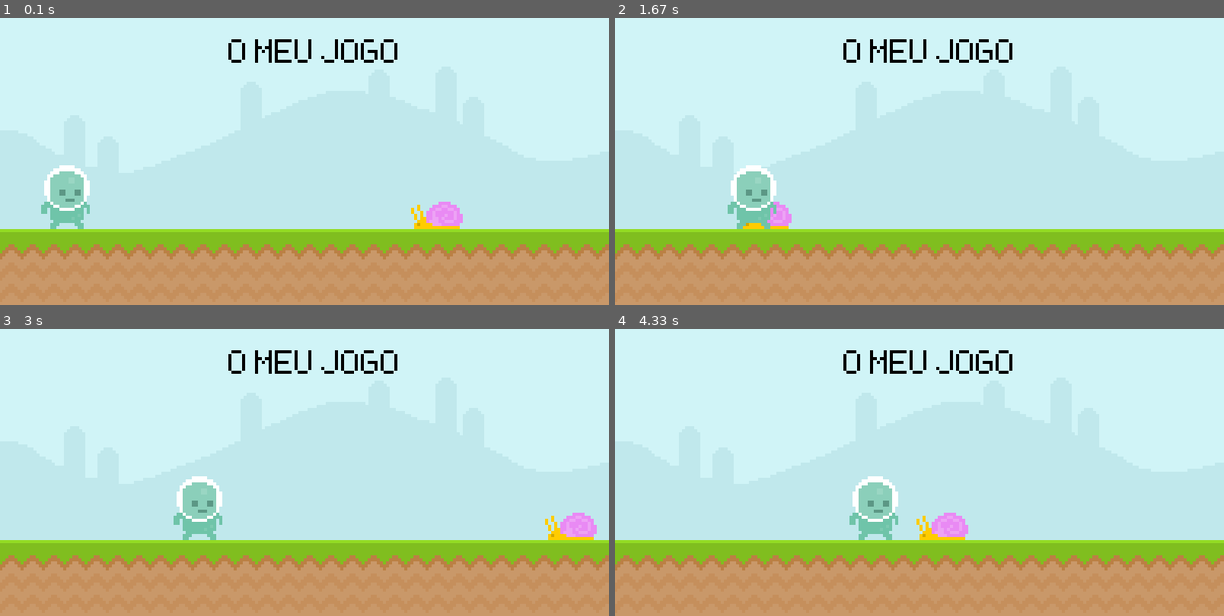
Above: before the commit, frames 1-4 (two rows, left to right).
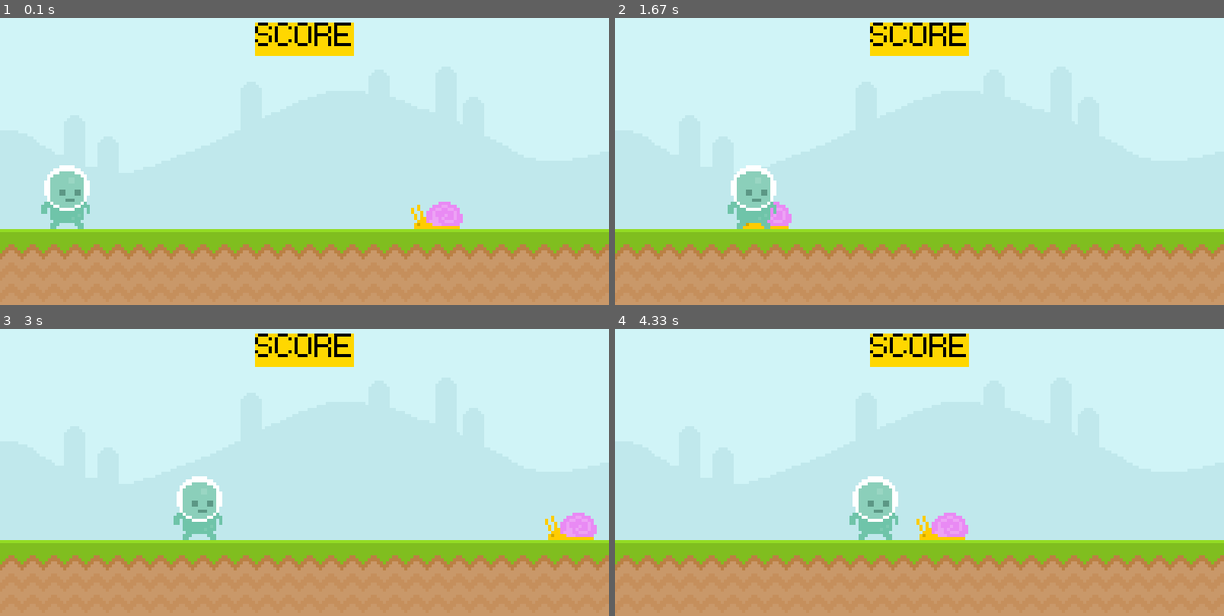
Above: after the commit, the same moments.

Repository: srkzz/Simple-PyGame
Game: pygame game, started from main.py
Same seed, same stepped clock (60 frames per second), same inputs: the game is played once before the commit and once after it.
Inputs:
- Up to frame 1 (0.1 s): no input
- Up to frame 2 (1.67 s): no input
- Up to frame 3 (3 s): no input
- Up to frame 4 (4.33 s): no input

The runs differ from the first frame. In frame 1, 2.3% of the frame differs, in the area x 37-66%, y 1-16%; in frame 2, 2.3%; in frame 3, 2.3%; in frame 4, 2.3%.

Commit message:
2º Commit - jogo basico de python com pygame para usar as bases de python, desenvolver mais conhecimentos e aprofundar a logistica de pensamento

Diff:
--- a/main.py
+++ b/main.py
@@ -9,13 +9,17 @@
 
 sky_surface = pygame.image.load('graphics/Sky.png').convert()
 ground_surface = pygame.image.load('graphics/ground.png').convert()
-text_surface = test_font.render('O MEU JOGO', False, 'Black')
+
+# text_surf = test_font.render('O MEU JOGO', False, 'Black')
+
+score_surf = test_font.render('SCORE', False, 'Black')
+score_rect = score_surf.get_rect(center=(400, 50))
 
 snail_surf = pygame.image.load('graphics/snail/snail1.png').convert_alpha()
-snail_rect = snail_surf.get_rect(midbottom = (600, 300))
+snail_rect = snail_surf.get_rect(midbottom=(600, 300))
 
 player_surf = pygame.image.load('graphics/player/player_walk_1.png').convert_alpha()
-player_rect = player_surf.get_rect(midbottom = (80,300))
+player_rect = player_surf.get_rect(midbottom=(80, 300))
 
 while True:
     for event in pygame.event.get():
@@ -23,16 +27,31 @@
             pygame.quit()
             exit()
 
+        # if event.type == pygame.MOUSEMOTION:
+        #   print(event.pos) , outra função para mouse tracking
+        # if player_rect.collidepoint(event.pos): print('collision')
+
         # todos os elementos aqui
         # update a tudo aqui
 
     screen.blit(sky_surface, (0, 0))
     screen.blit(ground_surface, (0, 300))
-    screen.blit(text_surface, (300, 50))
+    # screen.blit(text_surf, (300, 50))
+    # pygame.draw.line(screen, 'Orange', (0, 0), (800, 400))
+    pygame.draw.rect(screen, 'Gold', score_rect)
+    pygame.draw.rect(screen, 'Gold', score_rect, 10)
+    screen.blit(score_surf, score_rect)
     snail_rect.x -= 4
     if snail_rect.right <= 0: snail_rect.left = 800
     screen.blit(snail_surf, snail_rect)
     player_rect.left += 1
     screen.blit(player_surf, player_rect)
+
+    #  if player_rect.colliderect(snail_rect):
+    #      print('collision')
+    # mouse_pos = pygame.mouse.get_pos()  # buscar a posiçao do rato
+    # if player_rect.collidepoint(mouse_pos):  # ponto de colisao com algo
+    #   print(pygame.mouse.get_pressed())
+
     pygame.display.update()
     clock.tick(60)
